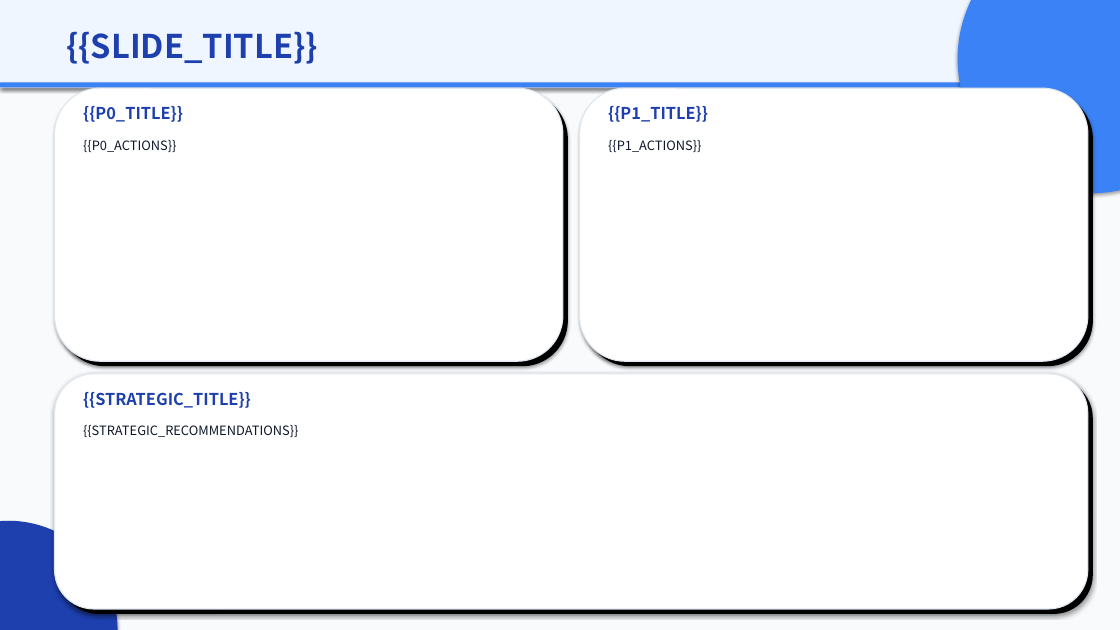
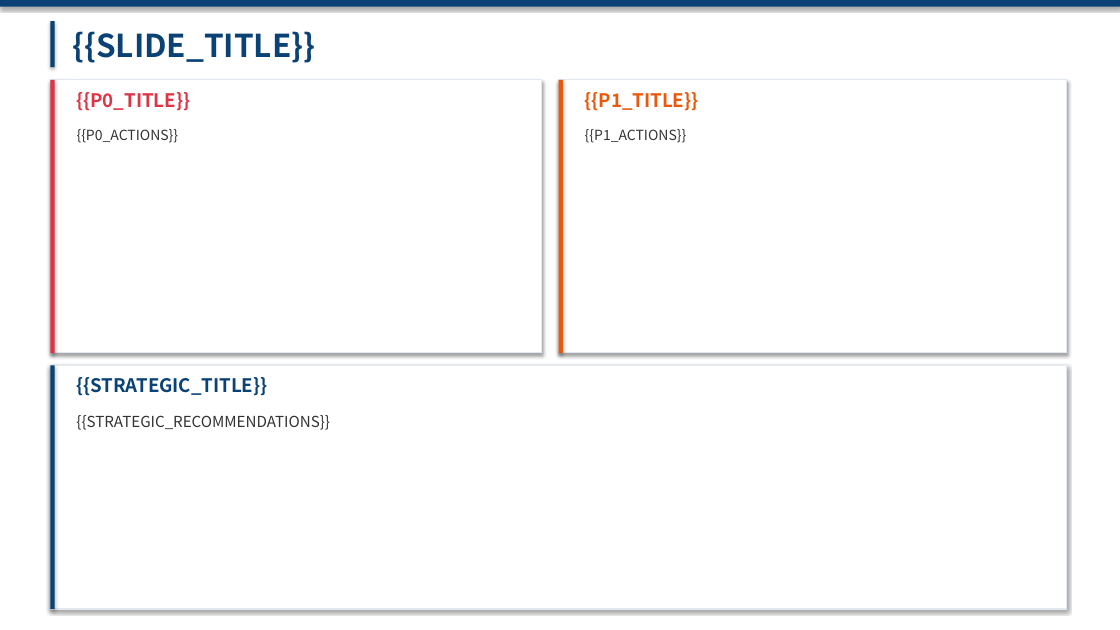
Before and after one commit to Xupai2022/report-generation, a slide deck: slide 7 of mss_ai_ppt_sample_assets/backend/data/templates/mss_executive_v2.pptx. Drawn at 1120x630 pixels with LibreOffice and Linux fonts; fonts in the diff are those of the drawing. Boxes give left, top, right and bottom in pixels: in the first picture for what was removed or moved away, otherwise in the second. Text is boxed around its words. In the diff, an @@ line names an element or a change of style, - is before the commit and + after.

```diff
--- a/mss_ai_ppt_sample_assets/backend/data/templates/mss_executive_v2.pptx
+++ b/mss_ai_ppt_sample_assets/backend/data/templates/mss_executive_v2.pptx
@@ background #F8FAFC to #FFFFFF @@
@@ rectangle resized from (x1=0, y1=0, x2=1120, y2=88) to (x1=0, y1=0, x2=1120, y2=7) @@
@@ rectangle at (x1=0, y1=0, x2=1120, y2=7): fill #EFF6FF to #0A4275 @@
@@ rectangle added at (x1=50, y1=21, x2=55, y2=67), fill #0A4275 @@
@@ text "{{SLIDE_TITLE}}" at (x1=72, y1=31, x2=315, y2=63): size 28 to 27 pt, text colour #1E40AF to #0A4275 @@
@@ ellipse removed at (x1=958, y1=0, x2=1120, y2=193) @@
@@ rectangle removed at (x1=0, y1=82, x2=1120, y2=87) @@
@@ rectangle resized from (x1=55, y1=88, x2=563, y2=361) to (x1=50, y1=80, x2=542, y2=353) @@
@@ rectangle added at (x1=50, y1=80, x2=55, y2=353), fill #DC3545 @@
@@ text "{{P0_TITLE}}" moved from (x1=83, y1=106, x2=183, y2=122) to (x1=77, y1=92, x2=191, y2=111) @@
@@ text "{{P0_TITLE}}" at (x1=77, y1=92, x2=191, y2=111): size 14 to 16 pt, text colour #1E40AF to #DC3545 @@
@@ rectangle moved from (x1=580, y1=88, x2=1088, y2=361) to (x1=559, y1=80, x2=1067, y2=353) @@
@@ rounded rectangle to rectangle in 3 elements at (x1=50, y1=365, x2=1067, y2=609), (x1=50, y1=80, x2=542, y2=353), (x1=559, y1=80, x2=1067, y2=353) @@
@@ rectangle added at (x1=559, y1=80, x2=563, y2=353), fill #EA580C @@
@@ text "{{P1_TITLE}}" moved from (x1=608, y1=106, x2=708, y2=122) to (x1=585, y1=92, x2=699, y2=111) @@
@@ text "{{P1_TITLE}}" at (x1=585, y1=92, x2=699, y2=111): size 14 to 16 pt, text colour #1E40AF to #EA580C @@
@@ rounded rectangle removed at (x1=60, y1=93, x2=568, y2=366) @@
@@ rounded rectangle removed at (x1=585, y1=93, x2=1093, y2=366) @@
@@ text "{{P0_ACTIONS}}" moved from (x1=83, y1=140, x2=176, y2=152) to (x1=77, y1=129, x2=179, y2=143) @@
@@ text "{{P0_ACTIONS}}" at (x1=77, y1=129, x2=179, y2=143): size 11 to 12 pt, text colour #0F172A to #333333 @@
@@ text "{{P1_ACTIONS}}" at (x1=585, y1=129, x2=687, y2=143): size 11 to 12 pt, text colour #0F172A to #333333 @@
@@ text "{{P1_ACTIONS}}" moved from (x1=608, y1=140, x2=701, y2=152) to (x1=585, y1=129, x2=687, y2=143) @@
@@ rectangle resized from (x1=55, y1=374, x2=1088, y2=609) to (x1=50, y1=365, x2=1067, y2=609) @@
@@ rectangle added at (x1=50, y1=365, x2=55, y2=609), fill #0A4275 @@
@@ rounded rectangle removed at (x1=60, y1=379, x2=1093, y2=614) @@
@@ text "{{STRATEGIC_TITLE}}" moved from (x1=83, y1=392, x2=251, y2=408) to (x1=76, y1=377, x2=267, y2=396) @@
@@ text "{{STRATEGIC_TITLE}}" at (x1=76, y1=377, x2=267, y2=396): size 14 to 16 pt, text colour #1E40AF to #0A4275 @@
@@ text "{{STRATEGIC_RECOMMENDATIONS}}" moved from (x1=83, y1=425, x2=298, y2=437) to (x1=76, y1=415, x2=330, y2=430) @@
@@ text "{{STRATEGIC_RECOMMENDATIONS}}" at (x1=76, y1=415, x2=330, y2=430): size 11 to 13 pt, text colour #0F172A to #333333 @@
@@ ellipse removed at (x1=0, y1=521, x2=118, y2=630) @@
```
Also in this commit, not shown: 7 other slides changed, 5 other files.
